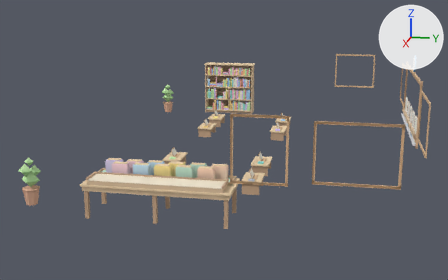
A saved change to the glTF model assets/pi_interior_props.glb.
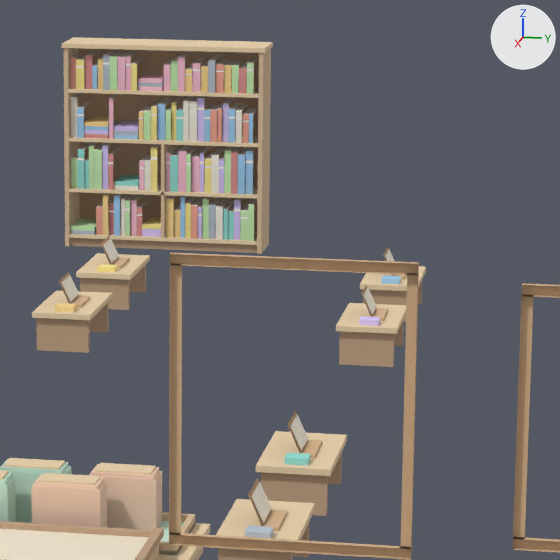
There are two pictures of each version: one whole from a 50 mm lens placed at (17.16, 2.76, 4.61), pointed at (0.41, -0.59, 0.42), one close up on the part from 42% to 72% of the width and 19% to 67% of the height. The axes (+X, +Y, +Z) are drawn at upper right. The lights are the same throughout. The older version's two pictures come first.

Names of what the first close-up shows: 'lalu_bingkai_papan', 'lalu_blok_i_1', 'lalu_blok_m_1', 'lalu_blok_m_2', 'meja_blok_rukun', 'meja_rendah_1', 'meja_rendah_2', 'meja_rendah_3', 'meja_rendah_4', 'meja_rendah_5', 'meja_rendah_6', 'rak_buku' and 1 more.
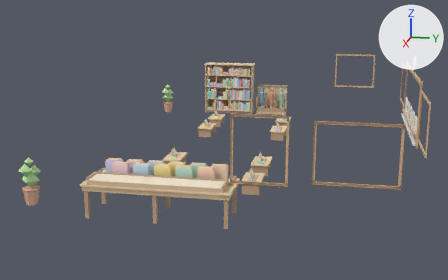
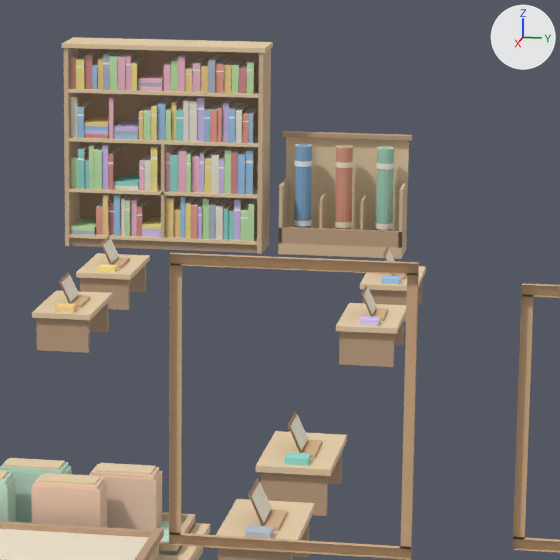
Boxes [x1, y1, x2, y2] around the edits, measured in the close-ups (560 x 560 px):
'rak_sejadah', added (beige)
    after: [278, 131, 413, 259]
'lalu_sejadah_1', added (green)
    after: [375, 147, 395, 231]
'lalu_sejadah_2', added (brown)
    after: [334, 145, 353, 229]
'lalu_sejadah_3', added (blue)
    after: [293, 144, 312, 228]

The change in detail:
Mesh me_lalu_sejadah_3 is new.
It has 198 vertices, 280 faces and spans x -0.081..0.081, y -0.079..0.079, z -0.426..0.426.
It uses material mat_warna_bucu.
Mesh me_lalu_sejadah_2 is new.
It has 206 vertices, 280 faces and spans x -0.081..0.081, y -0.079..0.079, z -0.426..0.426.
It uses material mat_warna_bucu.
Mesh me_lalu_sejadah_1 is new.
It has 198 vertices, 280 faces and spans x -0.081..0.081, y -0.079..0.079, z -0.426..0.426.
It uses material mat_warna_bucu.
Mesh me_rak_sejadah is new.
It has 56 vertices, 80 faces and spans x -6.0..-5.55, y -0.58..0.58, z 0.0..1.04.
It uses material mat_warna_bucu.
Object 'lalu_sejadah_3' (ob_lalu_sejadah_3) is new; it shows me_lalu_sejadah_3.
Its location is (-5.775, -0.367, 0.525).
Object 'lalu_sejadah_2' (ob_lalu_sejadah_2) is new; it shows me_lalu_sejadah_2.
Its location is (-5.775, 0.0, 0.525).
Object 'lalu_sejadah_1' (ob_lalu_sejadah_1) is new; it shows me_lalu_sejadah_1.
Its location is (-5.775, 0.367, 0.525).
Object 'rak_sejadah' (ob_rak_sejadah) is new; it shows me_rak_sejadah.
Its location is (0.0, 0.0, 0.0).
